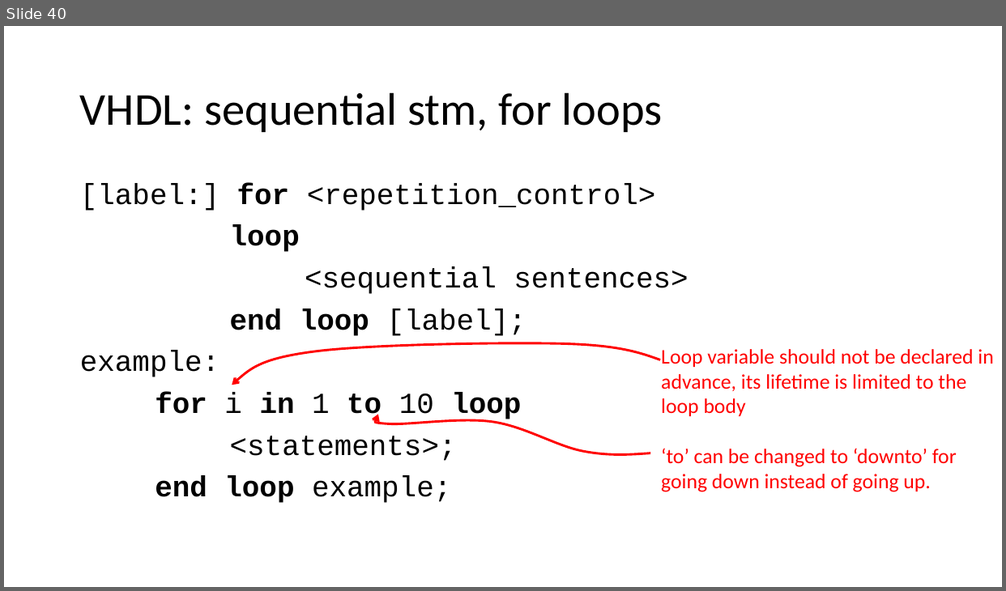
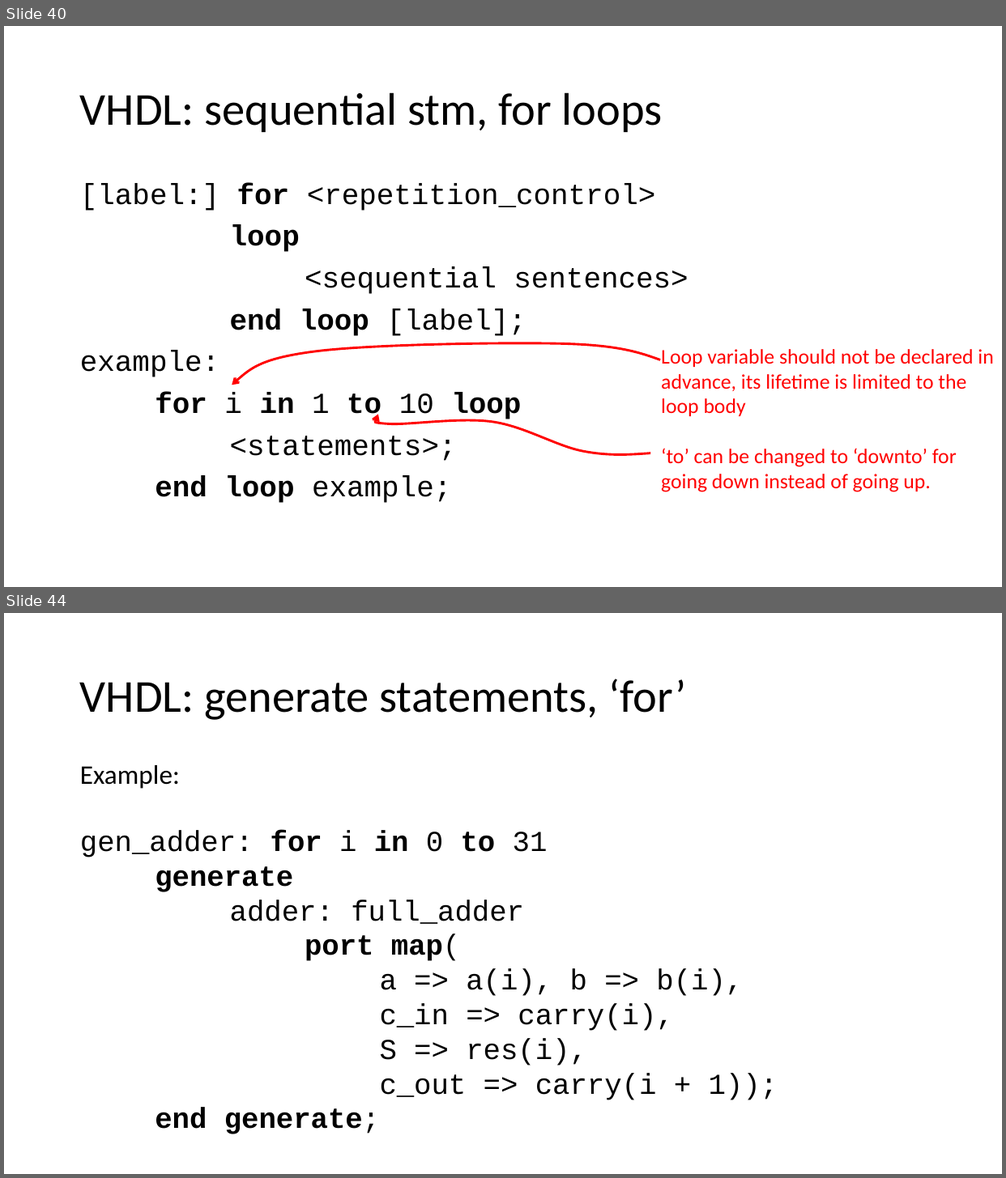
Before and after one commit to quarck/vhdl_intro, a slide deck: part2.pptx. Shown one above the other, each under a label of ours: slide 40 before the commit, slides 40 and 44 after it; the slides between them are not shown. The pictures are 1006x591 and 1006x1178 pixels, drawn with LibreOffice and Linux fonts; fonts in the diff are those of the drawing. Boxes give left, top, right and bottom in pixels: in the first picture for what was removed or moved away, otherwise in the second. Text is boxed around its words. In the diff, an @@ line names an element or a change of style, - is before the commit and + after.

```diff
--- a/part2.pptx
+++ b/part2.pptx
@@ slide 44 added at (x1=4, y1=613, x2=1002, y2=1174), background #FFFFFF @@
@@ title added at (x1=80, y1=679, x2=686, y2=720), 44 pt, text #000000 @@
+VHDL: generate statements, ‘for’
@@ text added at (x1=80, y1=765, x2=778, y2=1135), 27.8 pt, text #000000 @@
+Example:
+gen_adder: for i in 0 to 31
+generate
+adder: full_adder
+port map(
+a => a(i), b => b(i),
+c_in => carry(i),
+S => res(i),
+c_out => carry(i + 1));
+end generate;
```
Also in this commit, not shown: 1 slide changed, 14 other slides added.
